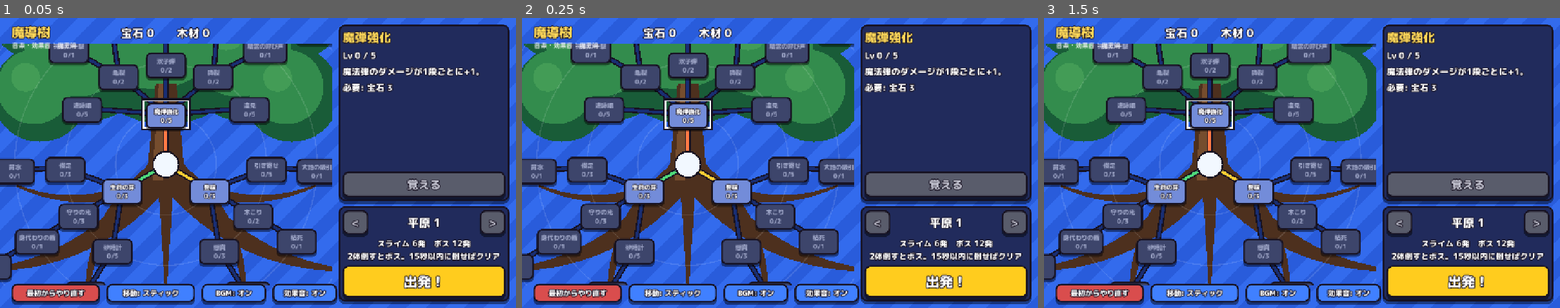
Above: before the commit, frames 1-3 (left to right).
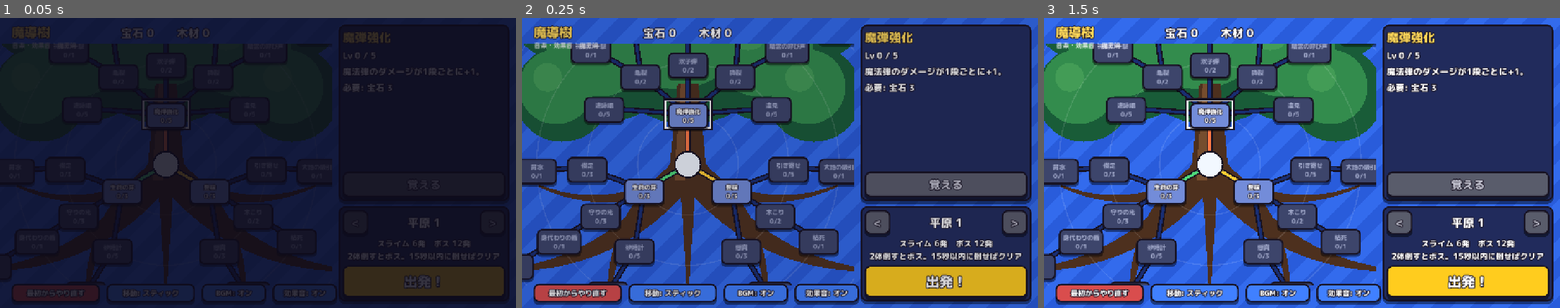
Above: after the commit, the same moments.

Repository: elefolo4565/fantasyIncremental
Game: Godot game, scene res://scenes/main/main.tscn
Same seed, same stepped clock (60 frames per second), same inputs: the game is played once before the commit and once after it.
Inputs (mouse positions are in pixels of both pictures, inside the frame that each line leads up to):
- Up to frame 1 (0.05 s): no input
- Up to frame 2 (0.25 s): no input
- Up to frame 3 (1.5 s): move the mouse to (1415, 148) at 0.52 s; hold Right (ui_right) 0.53-1.25 s; click (1415, 148) at 0.67 s; click "魔弾強化 0/5" at 1.25 s

The runs differ from the first frame. In frame 1, 93% of the frame differs, in the area x 0-100%, y 0-100%; in frame 2, 38%; in frame 3, nothing differs.

Commit message:
画面の切り替え（魔導樹とラン）を暗転でつなぐ
Co-Authored-By: Claude Opus 5.5 (1M context) <noreply@anthropic.com>
Claude-Session: https://claude.ai/code/session_01PKN1H4ExYJSHUHebojk5Sk

Diff:
--- a/scenes/main/main.gd
+++ b/scenes/main/main.gd
@@ -1,12 +1,20 @@
 extends Node
 ## ゲーム全体の流れ。魔導樹の画面とラン（1ステージ）を切り替える。
+## 切り替えるときは画面をいったん暗くしてから次の画面を明るく出す（暗いあいだは触れない）。
 ## 起動引数に -- --smoke-run を付けると、全強化を最大にして最後のステージを直接始める（CI の動作確認用）。
 
 const TREE_SCENE := preload("res://scenes/upgrade_tree/upgrade_tree.tscn")
 const FONT := preload("res://assets/fonts/MPLUSRounded1c-ExtraBold-subset.ttf")
 const RUN_SCENE := preload("res://scenes/run/run.tscn")
 
+## 画面を切り替えるときに暗くする・明るくする時間（見た目だけ、秒）
+const FADE_OUT_TIME := 0.25
+const FADE_IN_TIME := 0.3
+const CURTAIN_COLOR := Color(0.05, 0.04, 0.1)
+
 var _screen: Node
+var _curtain: ColorRect
+var _switching := false
 
 
 func _ready() -> void:
@@ -14,6 +22,14 @@
 	# OS の日本語フォントで補われて見えてしまうが、Web では補われず文字化けする。
 	ThemeDB.get_default_theme().default_font = FONT
 	ThemeDB.fallback_font = FONT
+	var layer := CanvasLayer.new()
+	layer.layer = 100
+	add_child(layer)
+	_curtain = ColorRect.new()
+	_curtain.color = CURTAIN_COLOR
+	_curtain.set_anchors_preset(Control.PRESET_FULL_RECT)
+	_curtain.mouse_filter = Control.MOUSE_FILTER_IGNORE
+	layer.add_child(_curtain)
 	if OS.get_cmdline_user_args().has("--smoke-run"):
 		Progress.enable_smoke_mode()
 		_show_run(Progress.stages.size() - 1)
@@ -38,7 +54,21 @@
 
 
 func _switch_to(screen: Node) -> void:
+	if _switching:
+		screen.free()
+		return
+	_switching = true
+	_curtain.mouse_filter = Control.MOUSE_FILTER_STOP
 	if _screen != null:
+		var out := create_tween()
+		out.tween_property(_curtain, "modulate:a", 1.0, FADE_OUT_TIME)
+		await out.finished
 		_screen.queue_free()
 	_screen = screen
 	add_child(screen)
+	_curtain.modulate.a = 1.0
+	var fade := create_tween()
+	fade.tween_property(_curtain, "modulate:a", 0.0, FADE_IN_TIME)
+	await fade.finished
+	_curtain.mouse_filter = Control.MOUSE_FILTER_IGNORE
+	_switching = false
